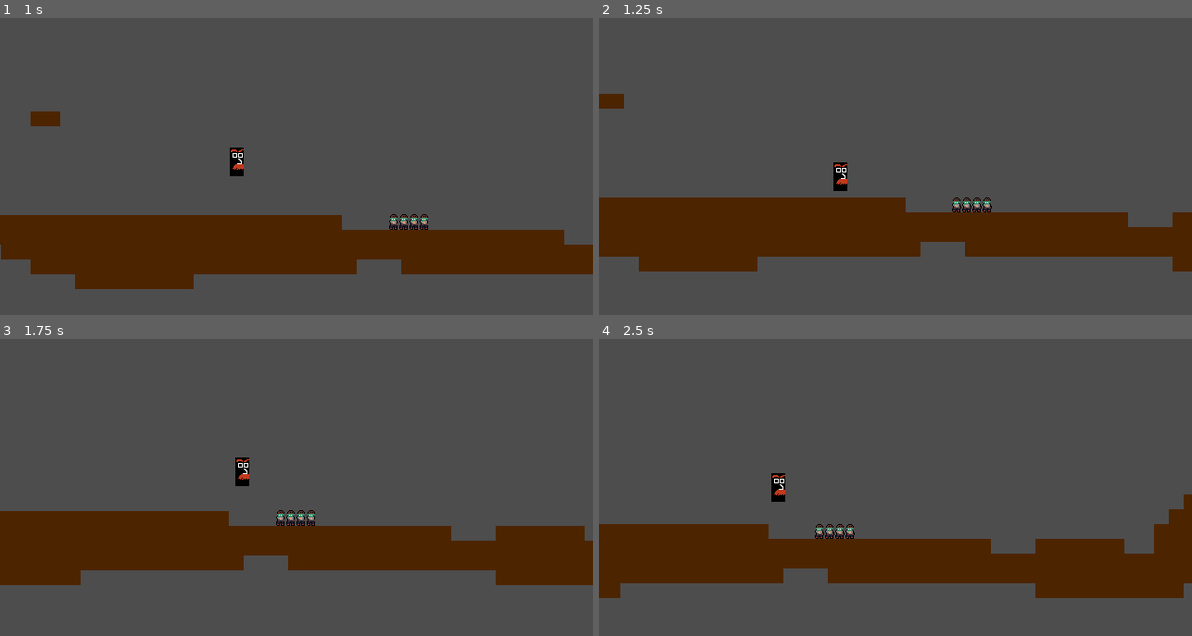
Above: before the commit, frames 1-4 (two rows, left to right).
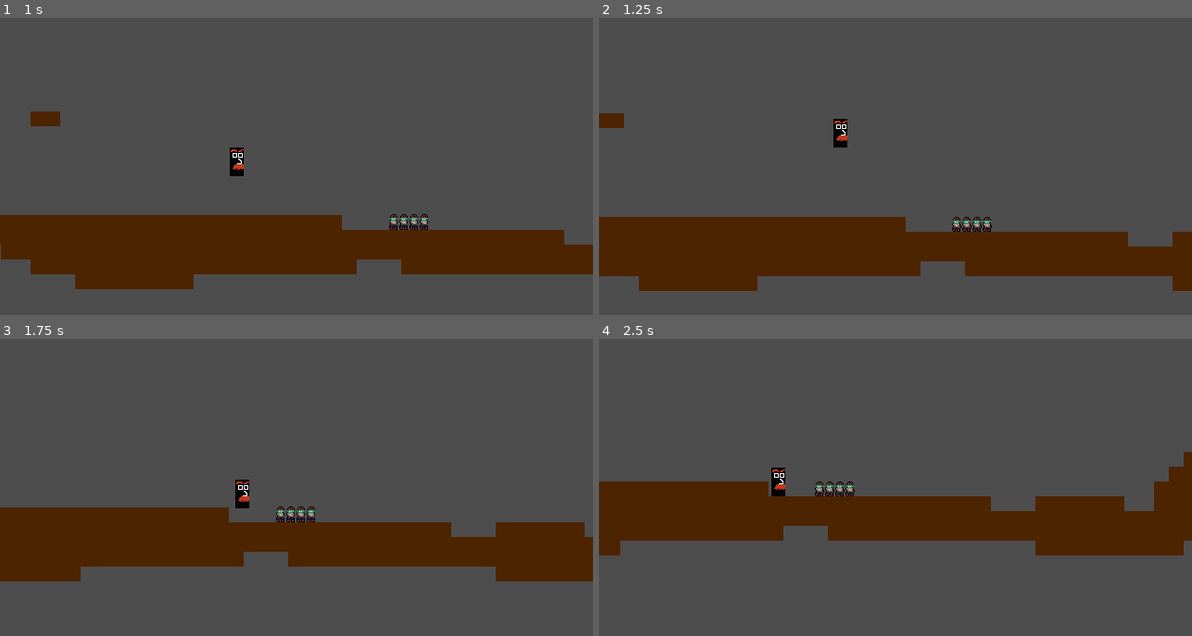
Above: after the commit, the same moments.

Repository: Shoopyman/MagePlatformer
Game: Godot game, scene res://Scenes/Level.tscn
Two runs of this game, one before a commit and one after it. Both use one fixed random seed, a clock stepped at 60 frames per second and the inputs below.
Inputs:
- Up to frame 1 (1 s): tap Enter (ui_accept) at 0.5, 0.6, 0.77 s; hold Right (ui_right) from 0.53 s (still down)
- Up to frame 2 (1.25 s): keep holding Right (ui_right); tap Enter (ui_accept) at 1.07 s
- Up to frame 3 (1.75 s): keep holding Right (ui_right); tap Enter (ui_accept) at 1.35, 1.52 s
- Up to frame 4 (2.5 s): tap Enter (ui_accept) at 1.82, 2.1 s; release Right (ui_right) at 2.03 s; hold Left (ui_left) from 2.03 s (still down)

Frame 1 is identical in both runs. In frame 2, 14% of the frame differs, in the area x 0-100%, y 25-92%; in frame 3, 3.1%; in frame 4, 28%, in the area x 0-100%, y 38-88%.

Commit message:
Made Double Jump ability

Diff:
--- a/Player.tscn
+++ b/Player.tscn
@@ -1,7 +1,8 @@
-[gd_scene load_steps=5 format=3 uid="uid://cjk38ntrabpqb"]
+[gd_scene load_steps=6 format=3 uid="uid://cjk38ntrabpqb"]
 
 [ext_resource type="Script" uid="uid://711d1tg6d08w" path="res://player.gd" id="1_kpjcp"]
 [ext_resource type="Texture2D" uid="uid://8alxoyiqx5cr" path="res://art/PLACEHOLDER/player better sizing.png" id="2_kpjcp"]
+[ext_resource type="Script" uid="uid://d3cv5n13qgmla" path="res://double_jump.gd" id="3_kne1u"]
 
 [sub_resource type="SpriteFrames" id="SpriteFrames_kpjcp"]
 animations = [{
@@ -31,3 +32,6 @@
 shape = SubResource("ConvexPolygonShape2D_kpjcp")
 
 [node name="Node2D" type="Node2D" parent="."]
+
+[node name="double_jump" type="Node" parent="."]
+script = ExtResource("3_kne1u")
--- a/Scenes/demo_stage.tscn
+++ b/Scenes/demo_stage.tscn
@@ -18,3 +18,14 @@
 position = Vector2(-2317, 554)
 tile_map_data = PackedByteArray("AAAAAP//AAABAAEAAAABAP//AAABAAEAAAACAP//AAABAAEAAAADAP//AAABAAEAAAAEAP//AAABAAEAAAAFAP …(6416 unchanged characters)…
 tile_set = SubResource("TileSet_d7dw7")
+
+[node name="Basic Controls" type="Label" parent="."]
+offset_left = -2311.0
+offset_top = 337.0
+offset_right = -2276.0
+offset_bottom = 350.0
+scale = Vector2(9.73472, 10.1463)
+size_flags_horizontal = 0
+theme_override_font_sizes/font_size = 2
+text = "Move using Left or Right arrow key,
+Press spacebar to jump"
--- /dev/null
+++ b/double_jump.gd
@@ -0,0 +1,22 @@
+extends Node
+
+#Constants
+@export var jump_velocity = -400
+@export var max_extra_jumps = 1
+
+#Setting up variables
+var jumps_left = 0
+var is_enabled = true
+
+#Reset total double jump value when touching ground
+func reset_jumps():
+	if is_enabled:
+		jumps_left = max_extra_jumps
+
+#If power up is enabled and haven't double jumped yet, return
+#the jump velocity so player can jump again, otherwise return 0
+func try_double_jump() -> float:
+	if is_enabled && jumps_left > 0:
+		jumps_left -= 1
+		return jump_velocity
+	return 0.0
--- a/player.gd
+++ b/player.gd
@@ -11,6 +11,7 @@
 @export var max_speed = 200.0
 @export var jump_buffer = 0.1 #seconds
 @export var coyote_time = 0.1 #seconds
+@onready var double_jump = $double_jump
 
 var coyote_timer = 0.0
 var jump_buffer_timer = 0.0
@@ -24,6 +25,8 @@
 	else:
 		velocity.y = 0
 		coyote_timer = coyote_time #grounded, so reset coyote timer
+		if double_jump:
+			double_jump.reset_jumps()
 
 
 	#update timers
@@ -55,6 +58,10 @@
 		#i actually remember playing red ball 3, where they did let you do this.
 		jump_buffer_timer = 0
 		coyote_timer = 0
+	elif Input.is_action_just_pressed("ui_accept") and not is_on_floor():
+		var new_jump = double_jump.try_double_jump()
+		if new_jump != 0.0:
+			velocity.y = new_jump
 
 	#jump height
 	if Input.is_action_just_released("ui_accept") and velocity.y < 0:
--- a/project.godot
+++ b/project.godot
@@ -22,6 +22,14 @@
 window/size/mode=3
 window/stretch/mode="canvas_items"
 
+[input]
+
+double_jump={
+"deadzone": 0.2,
+"events": [Object(InputEventKey,"resource_local_to_scene":false,"resource_name":"","device":0,"window_id":0,"alt_pressed":false,"shift_pressed":false,"ctrl_pressed":false,"meta_pressed":false,"pressed":false,"keycode":0,"physical_keycode":32,"key_label":0,"unicode":0,"location":0,"echo":false,"script":null)
+]
+}
+
 [rendering]
 
 textures/canvas_textures/default_texture_filter=0
Not shown, added: double_jump.gd.uid
